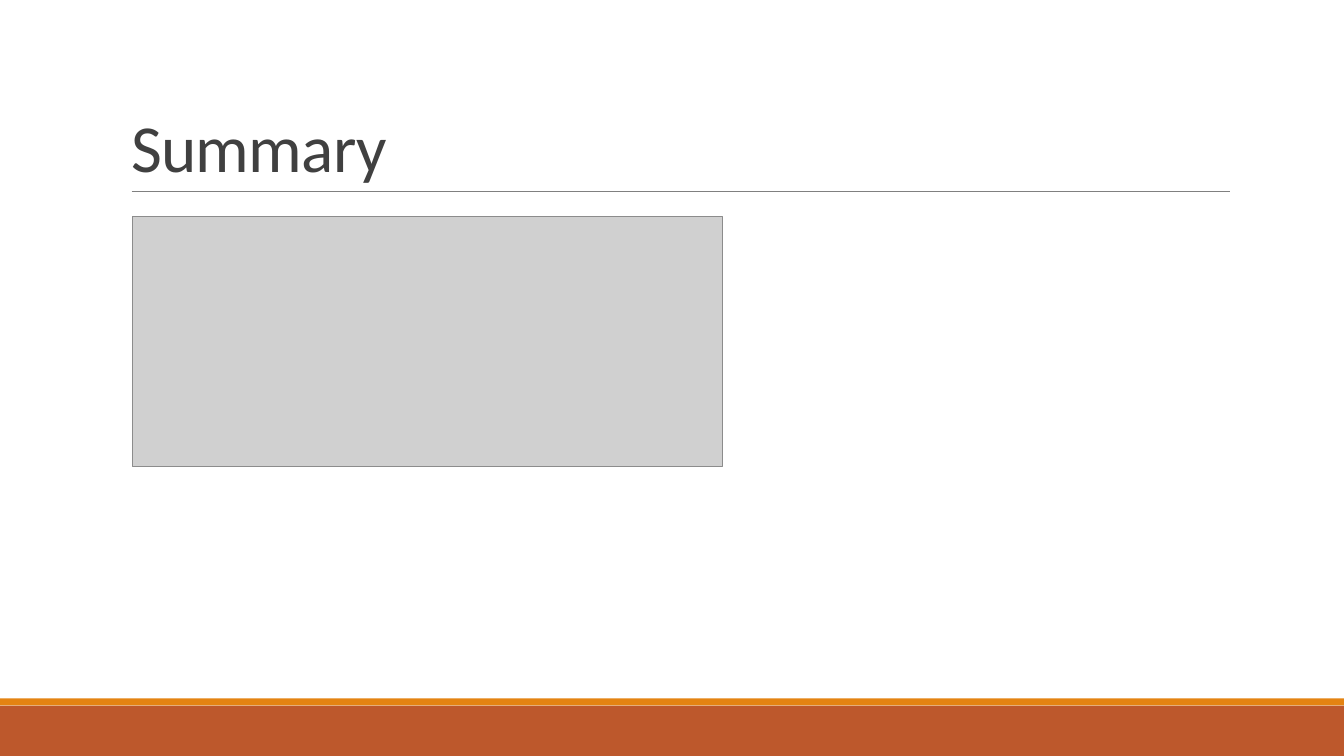
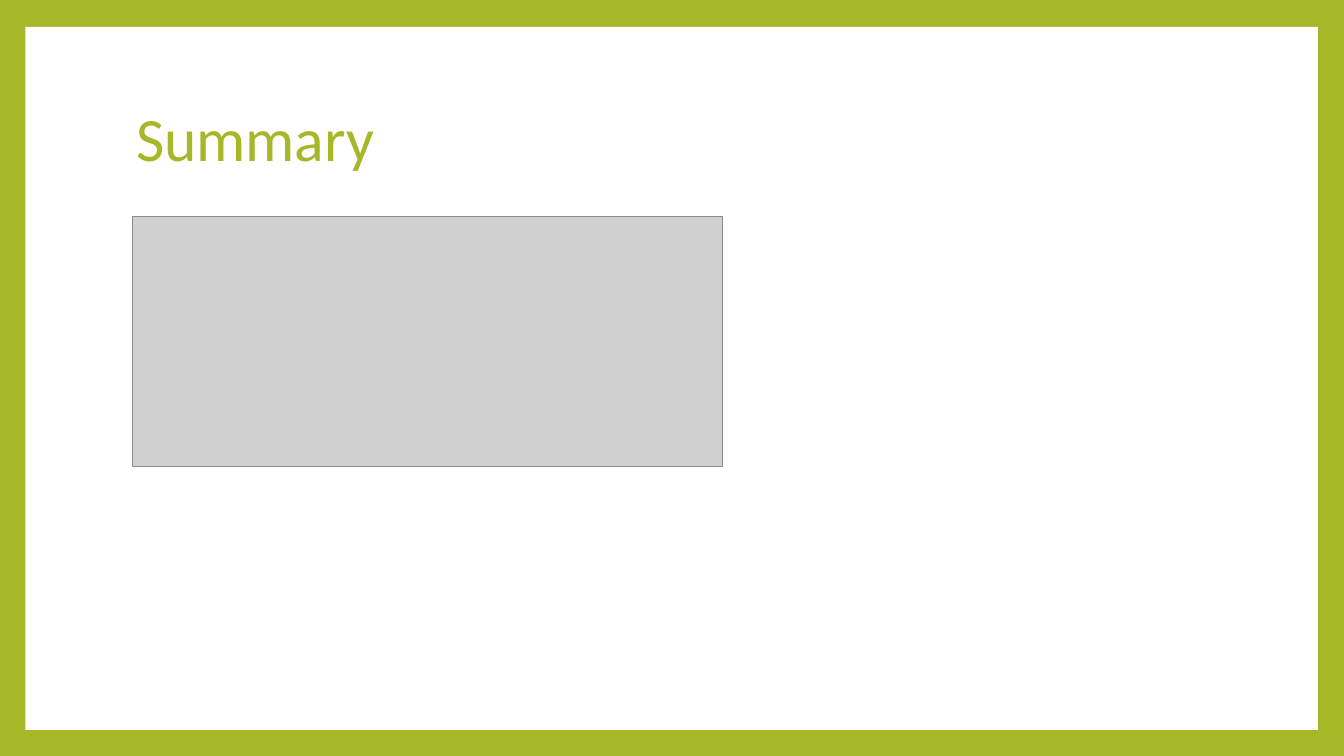
Before and after one commit to minhcnrs/JAVA_Course_Spring_Training, a slide deck: slide 50 of course/Spring-Day6.pptx. Drawn at 1344x756 pixels with LibreOffice and Linux fonts; fonts in the diff are those of the drawing; grey boxes stand for pictures. Boxes give left, top, right and bottom in pixels: in the first picture for what was removed or moved away, otherwise in the second. Text is boxed around its words. In the diff, an @@ line names an element or a change of style, - is before the commit and + after.

```diff
--- a/course/Spring-Day6.pptx
+++ b/course/Spring-Day6.pptx
@@ background #FFFFFF to #A6B727 @@
@@ rectangle added at (25,27,1318,730), fill #FFFFFF @@
@@ title "Summary": place and size @@
-title "Summary" at (131,128,386,183)
+title "Summary" at (136,121,374,171)
@@ title "Summary" at (136,121,374,171): size 48 to 44 pt, text colour #404040 to #A6B727, letter spacing -0.5 to 0 pt; line spacing 0.85 to 0.9; vertical alignment bottom to middle @@
@@ line removed from (132, 192) to (1231, 192) @@
@@ rectangle removed at (0,706,1344,756) @@
@@ rectangle removed at (0,699,1344,706) @@
```
Also in this commit, not shown: 43 other slides changed, 6 slides added, 6 slides removed, 8 other files.
